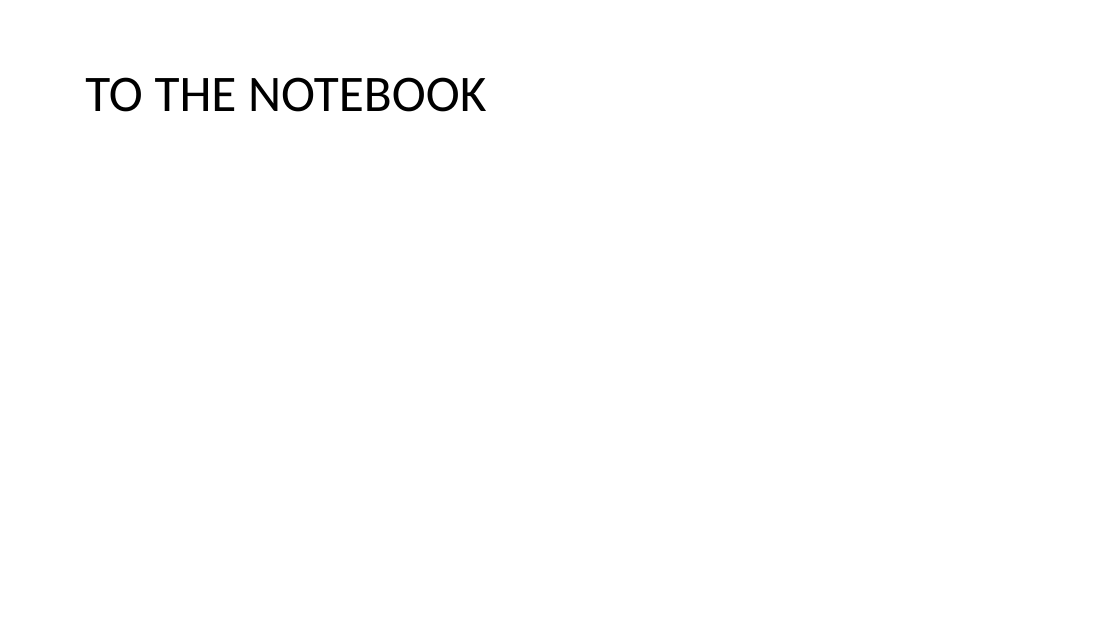
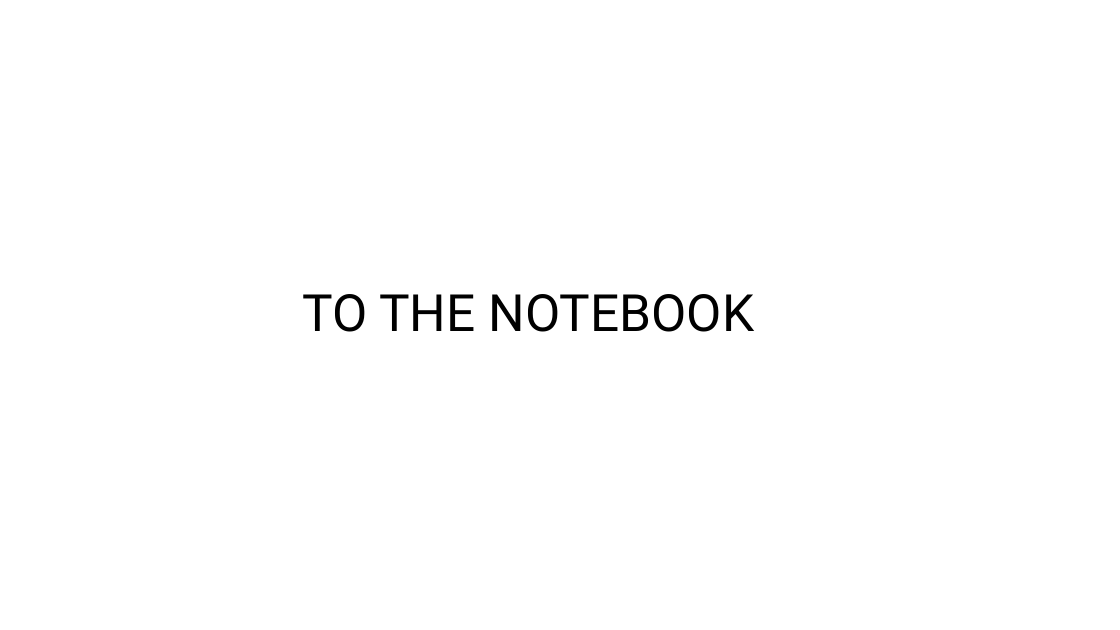
Before and after one commit to jtsw1990/datascience-eda-prezo, a slide deck: slide 15 of Problem Formulation & EDA.pptx (slide 9 before the commit). Drawn at 1120x630 pixels with LibreOffice and Linux fonts; fonts in the diff are those of the drawing. Boxes give left, top, right and bottom in pixels: in the first picture for what was removed or moved away, otherwise in the second. Text is boxed around its words. In the diff, an @@ line names an element or a change of style, - is before the commit and + after.

Commit message:
updated notebook and slides

```diff
--- a/Problem Formulation & EDA.pptx
+++ b/Problem Formulation & EDA.pptx
@@ title "TO THE NOTEBOOK": place and size @@
-title "TO THE NOTEBOOK" at <box>85,77,486,112</box>
+title "TO THE NOTEBOOK" at <box>302,294,754,332</box>
@@ title "TO THE NOTEBOOK" at <box>302,294,754,332</box>: font Calibri to Roboto @@
```
Also in this commit, not shown: 9 other slides changed, 6 slides added, 1 slide removed, 1 other file.
